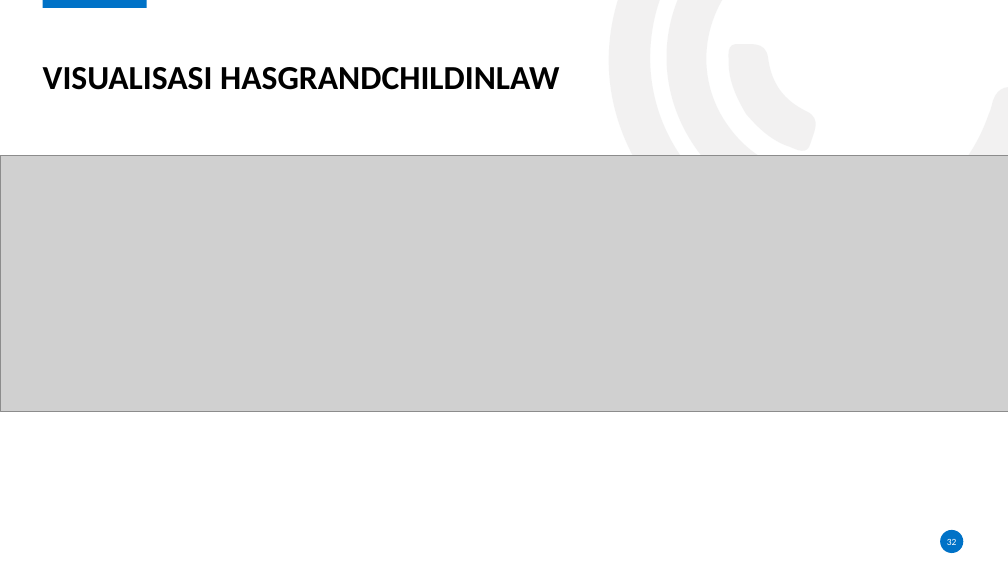
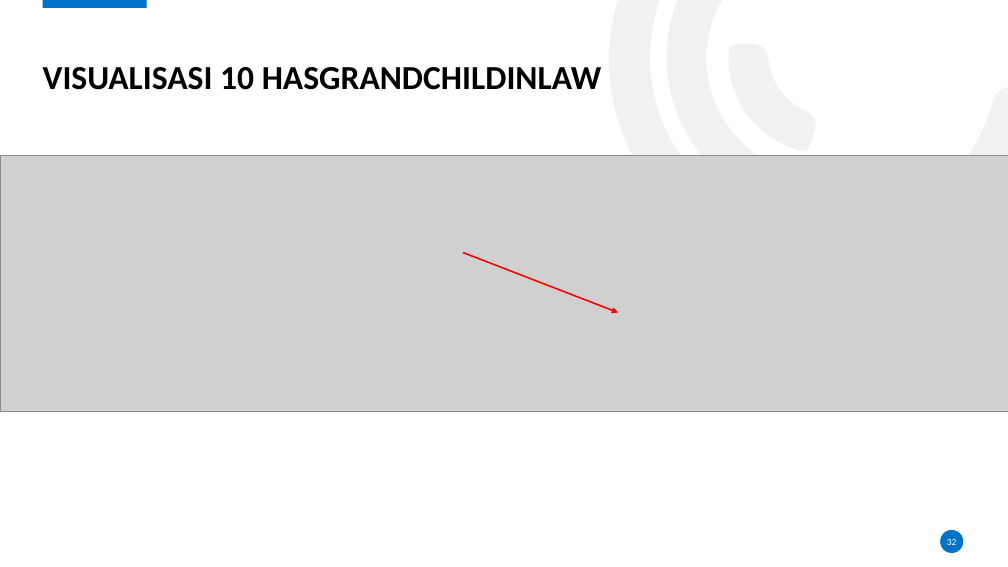
Before and after one commit to karyoutomoo/The-Tree-of-Heroes, a slide deck: slide 32 of 05111540000007-Faiq-Presentasi.pptx. Drawn at 1008x567 pixels with LibreOffice and Linux fonts; fonts in the diff are those of the drawing; grey boxes stand for pictures; background and template pictures are left out. Boxes give left, top, right and bottom in pixels: in the first picture for what was removed or moved away, otherwise in the second. Text is boxed around its words. In the diff, an @@ line names an element or a change of style, - is before the commit and + after.

```diff
--- a/05111540000007-Faiq-Presentasi.pptx
+++ b/05111540000007-Faiq-Presentasi.pptx
@@ title at box(43, 67, 601, 90): text changed @@
-VISUALISASI HASGRANDCHILDINLAW
+VISUALISASI 10 HASGRANDCHILDINLAW
@@ arrow added from (463, 253) to (619, 312), #FF0000 1.5 pt @@
```
Also in this commit, not shown: 30 other slides changed, 1 other file.
